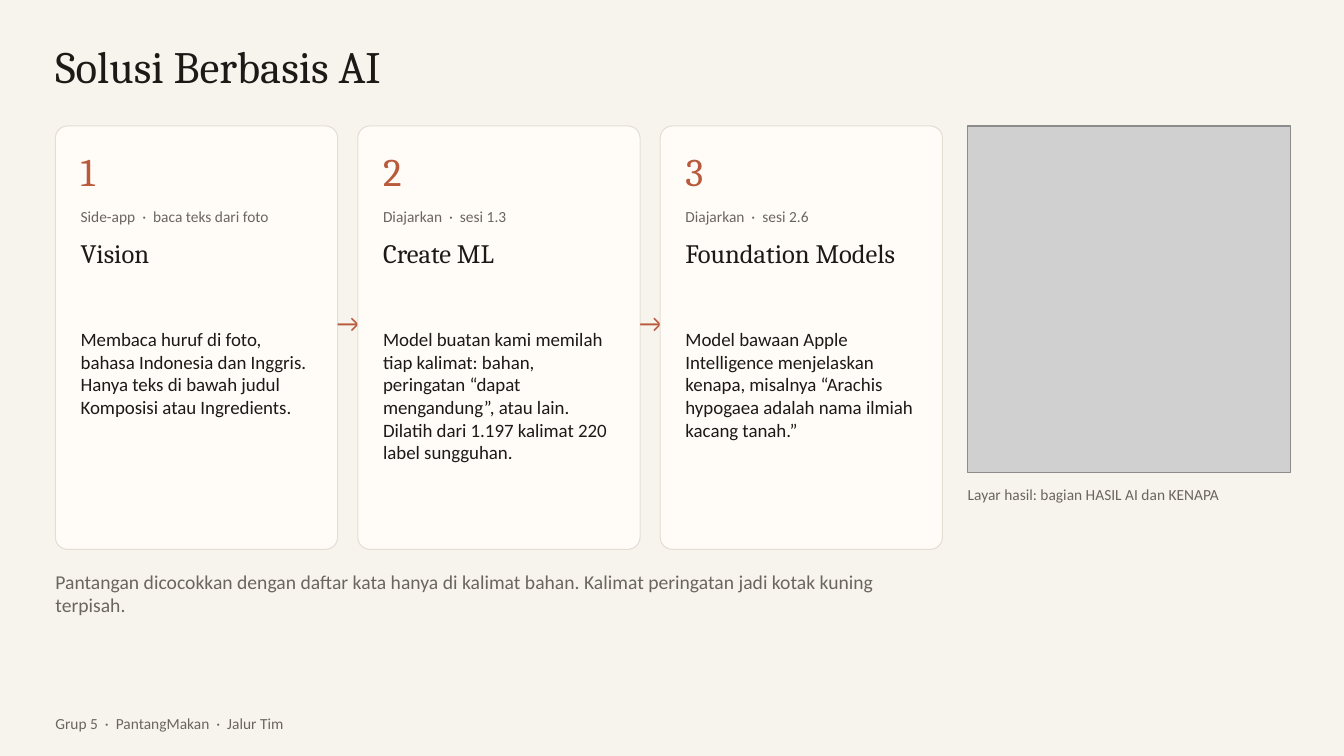
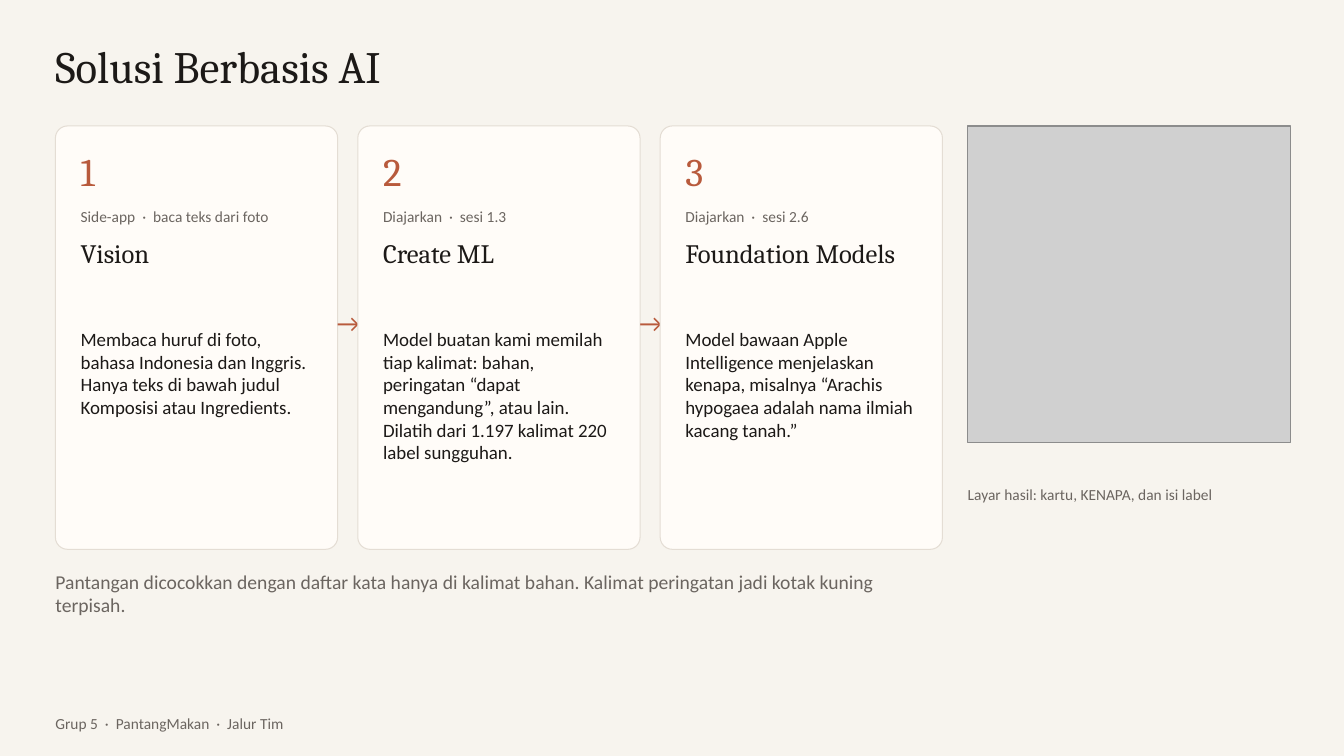
Before and after one commit to dendyramdhan/PantangMakan, a slide deck: slide 7 of presentasi/PantangMakan.pptx. Drawn at 1344x756 pixels with LibreOffice and Linux fonts; fonts in the diff are those of the drawing; grey boxes stand for pictures. Boxes give left, top, right and bottom in pixels: in the first picture for what was removed or moved away, otherwise in the second. Text is boxed around its words. In the diff, an @@ line names an element or a change of style, - is before the commit and + after.

Commit message:
UI hasil: kartu per bagian (Kenapa, Di label, Hasil AI), foto ringkas, tombol Foto ulang menempel, sorotan teks tidak pecah

```diff
--- a/presentasi/PantangMakan.pptx
+++ b/presentasi/PantangMakan.pptx
@@ picture: place and size @@
-picture at [968, 126, 1291, 473]
+picture at [968, 126, 1291, 443]
@@ text at [968, 489, 1212, 503]: text changed @@
-Layar hasil: bagian HASIL AI dan KENAPA
+Layar hasil: kartu, KENAPA, dan isi label
```
Also in this commit, not shown: 1 other slide changed, 11 other files.
